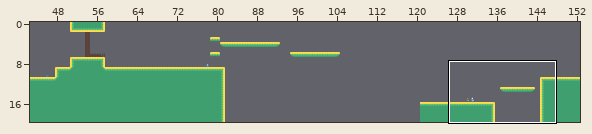
Tiled map -- Resources/img/HDR/tilemap-w1l1.tmx. The first picture is a wide view before the edit; the outline marks the close-up.
Close-up. Before the edit:
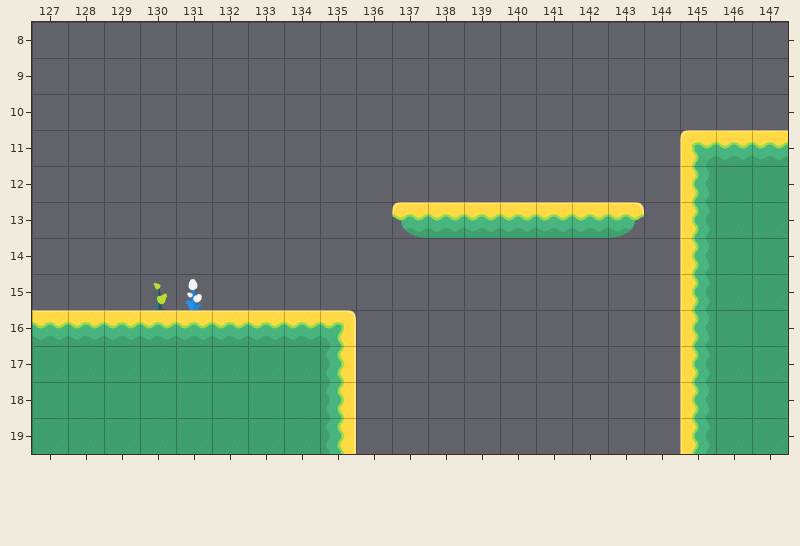
Cells are 64x64 px. Shown: x 127..147, y 8..19. The commit also changed other parts of the map, which this record leaves out.
After the commit:
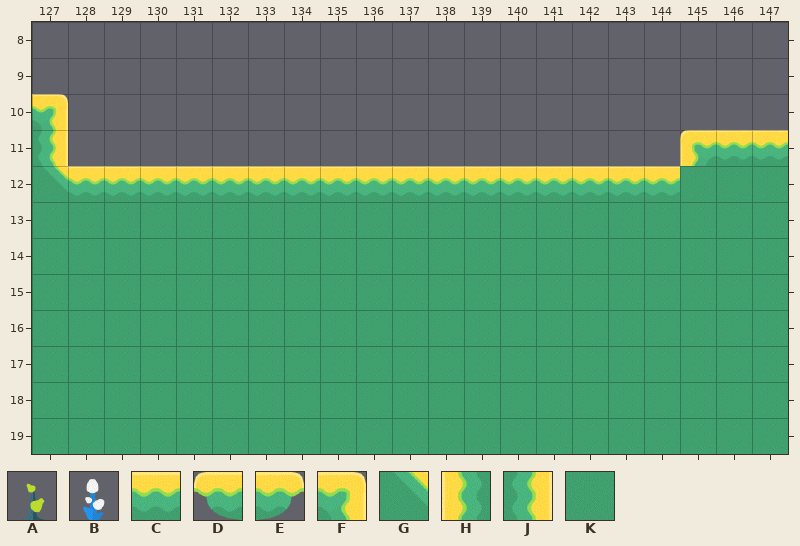
Key: from "elements1": A 2, B 9; from "world2": C 2, D 6, E 7, F 11, G 13, H 14, J 15, K 23.
_ is an empty cell, . an unchanged one.
Difference:
--- layer "tileLayer"
@@ x 127..145 @@
-10 _..................
-11 _..................
-12 __________________H
-13 __________DCCCCCE_H
-14 __________________H
-15 __________________H
-16 CCCCCCCCF_________H
-17 ........J_________H
-18 ........J_________H
-19 ........J_________H
+10 F..................
+11 J..................
+12 GCCCCCCCCCCCCCCCCCK
+13 KKKKKKKKKKKKKKKKKKK
+14 KKKKKKKKKKKKKKKKKKK
+15 KKKKKKKKKKKKKKKKKKK
+16 KKKKKKKKKKKKKKKKKKK
+17 ........KKKKKKKKKKK
+18 ........KKKKKKKKKKK
+19 ........KKKKKKKKKKK
--- layer "elementLayer"
@@ x 130..131 @@
-15 AB
+15 __
Changed places in both close-ups, as pixel boxes (x1, y1, x2, y2):
changed: (32, 94, 716, 454)
